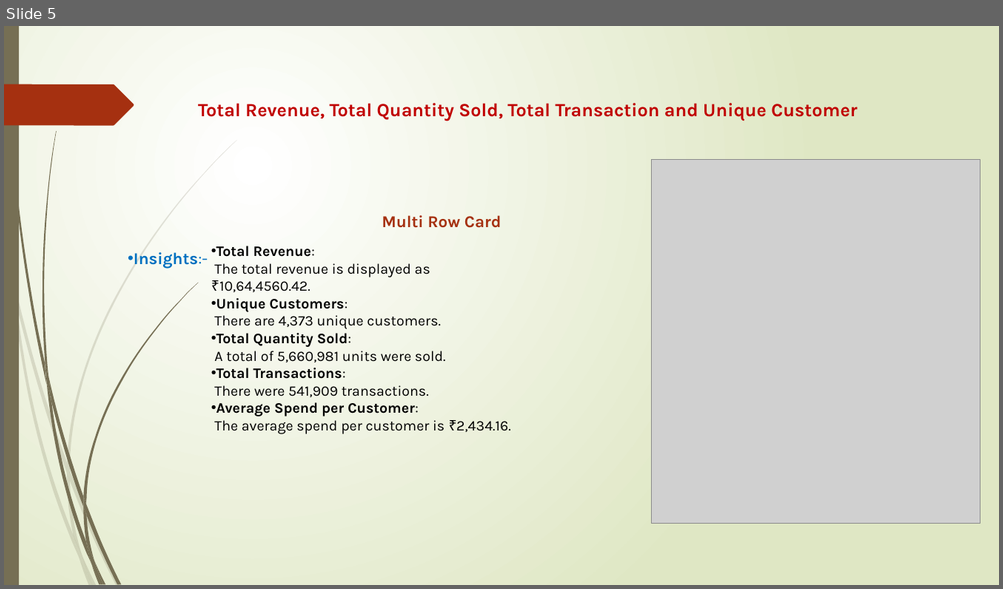
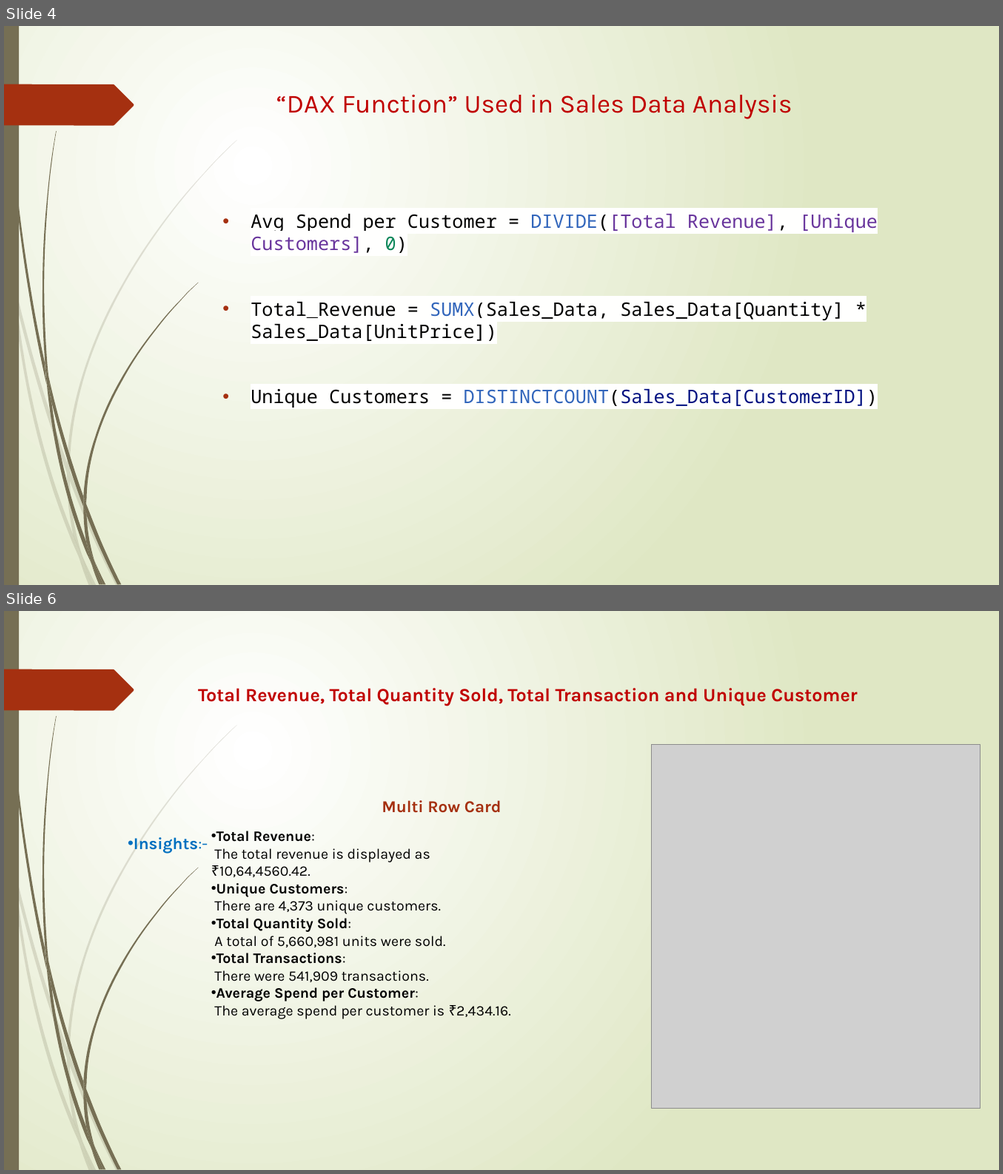
Before and after one commit to hemantg111/LearnKnowD, a slide deck: LearnKnowD Sales Analysis.pptx. Shown one above the other, each under a label of ours: slide 5 before the commit, slides 4 and 6 after it; the slides between them are not shown. The pictures are 1003x589 and 1003x1174 pixels, drawn with LibreOffice and Linux fonts; fonts in the diff are those of the drawing; grey boxes stand for pictures. Boxes give left, top, right and bottom in pixels: in the first picture for what was removed or moved away, otherwise in the second. Text is boxed around its words. In the diff, an @@ line names an element or a change of style, - is before the commit and + after.

```diff
--- a/LearnKnowD Sales Analysis.pptx
+++ b/LearnKnowD Sales Analysis.pptx
@@ slide 4 added at (4, 26, 999, 585), background gradient #FFFFFF to #DFE8C4; not listed: 24 template elements that a slide beside it also shows @@
@@ title added at (276, 94, 792, 119), 25.2 pt, text #C00000 @@
+“DAX Function” Used in Sales Data Analysis
@@ text added at (250, 214, 877, 408), 18 pt, text #000000 @@
+• Avg Spend per Customer = DIVIDE([Total Revenue], [Unique Customers], 0)
+• Total_Revenue = SUMX(Sales_Data, Sales_Data[Quantity] * Sales_Data[UnitPrice])
+• Unique Customers = DISTINCTCOUNT(Sales_Data[CustomerID])
@@ what was slide 5 is now slide 6 @@
```
Also in this commit, not shown: 5 slides changed.
